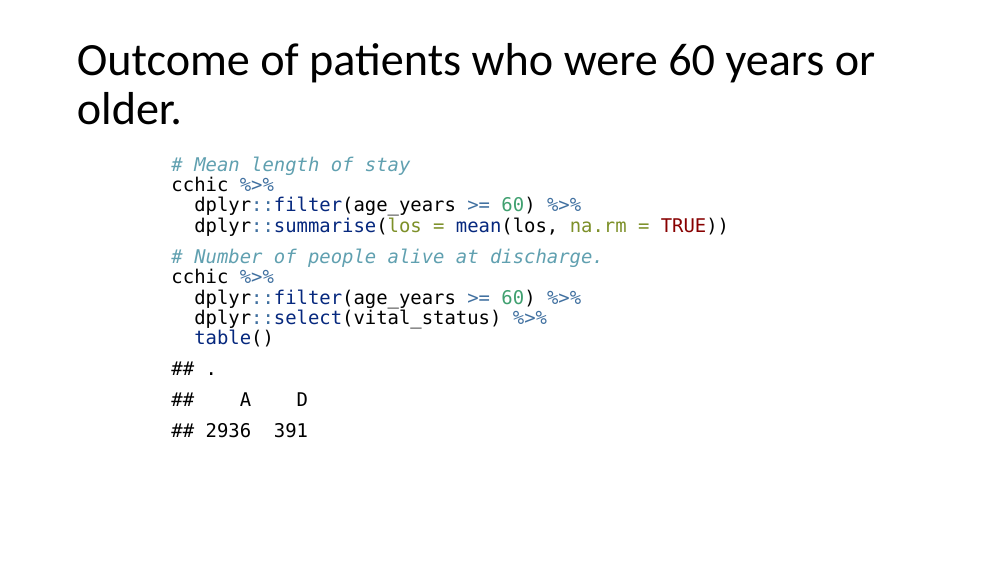
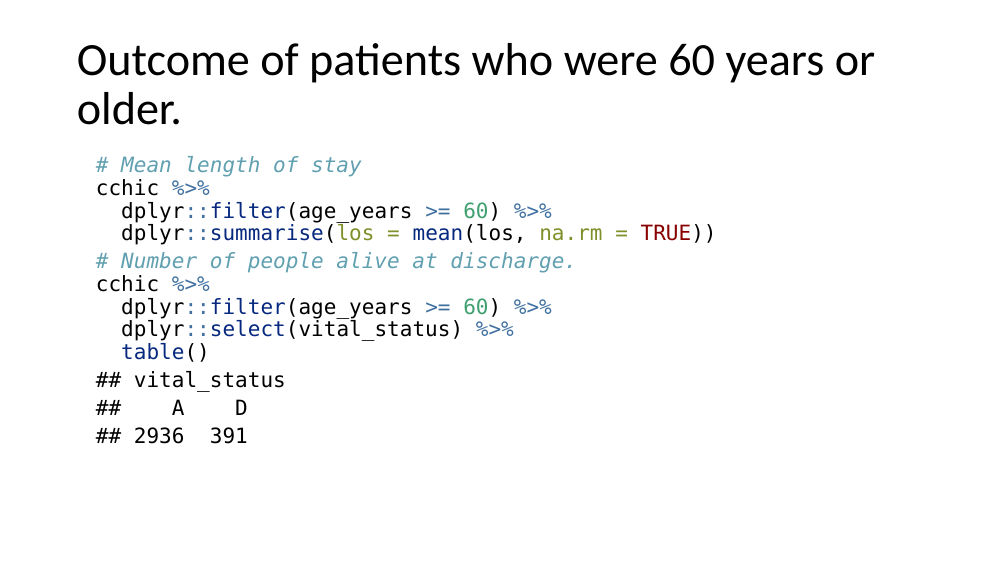
Before and after one commit to ClinicianCoders/ClinicianCoders, a slide deck: slide 37 of Workshops/Workshop4.pptx (slide 38 before the commit). Drawn at 1008x567 pixels with LibreOffice and Linux fonts; fonts in the diff are those of the drawing. Boxes give left, top, right and bottom in pixels: in the first picture for what was removed or moved away, otherwise in the second. Text is boxed around its words. In the diff, an @@ line names an element or a change of style, - is before the commit and + after.

Commit message:
fix: use dplyr::pull() in pipe dummy example
mean() requires vector, not data.frame, thus use dplyr::pull() instead of dplyr::select()

```diff
--- a/Workshops/Workshop4.pptx
+++ b/Workshops/Workshop4.pptx
@@ text at bbox=[96, 156, 717, 362]: size 18 to 20 pt in "# Mean length of stay cchic %>% ...", "# Number of people alive at discharge. ..."; indent changed; less space between paragraphs @@
@@ text at bbox=[134, 371, 286, 444]: text changed; size 18 to 20 pt @@
-## .
-## A D
-## 2936 391
+## vital_status
+## A D
+## 2936 391
```
Also in this commit, not shown: 33 other slides changed, 1 slide removed, 1 other file.
